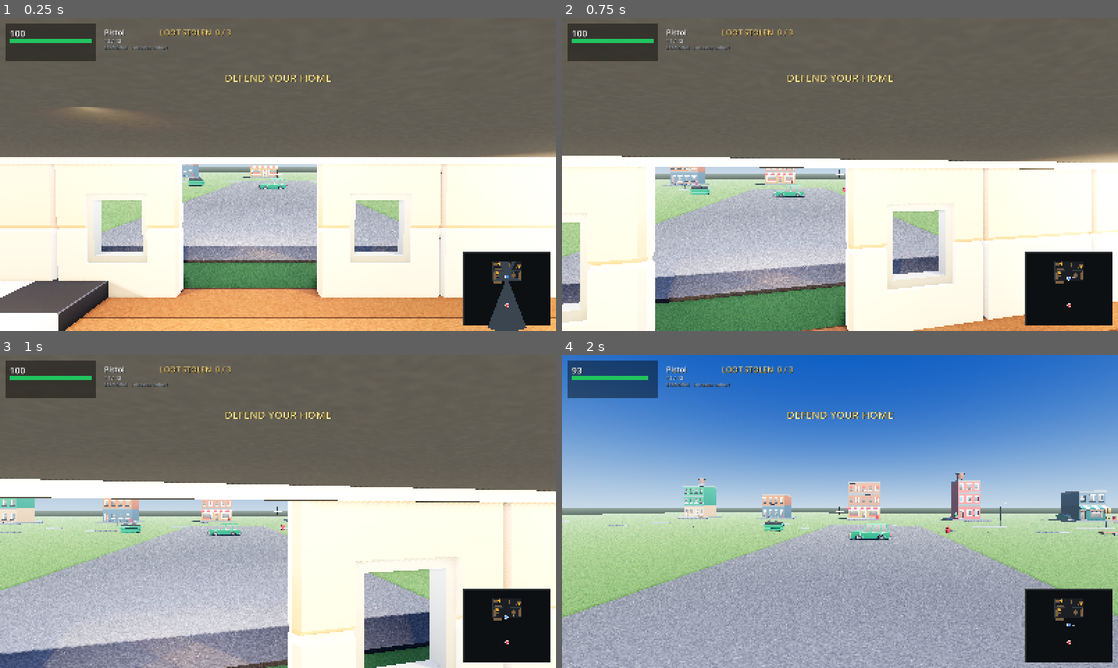
Above: before the commit, frames 1-4 (two rows, left to right).
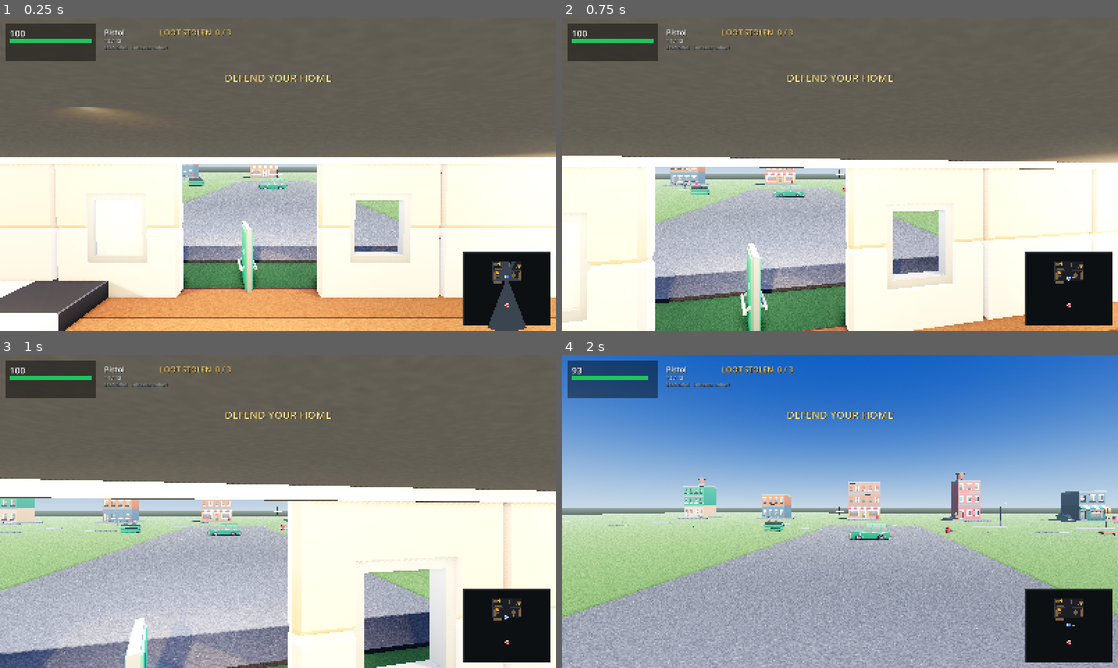
Above: after the commit, the same moments.

Repository: richardbrandel/home-invasion-godot
Game: Godot game, scene res://scenes/main.tscn
Same seed, same stepped clock (60 frames per second), same inputs: the game is played once before the commit and once after it.
Inputs (mouse positions are in pixels of both pictures, inside the frame that each line leads up to):
- Up to frame 1 (0.25 s): no input
- Up to frame 2 (0.75 s): tap Enter at 0.5, 0.6 s; move the mouse to (867, 174) at 0.52 s; hold W from 0.53 s (still down); click (867, 174) at 0.67 s
- Up to frame 3 (1 s): keep holding W
- Up to frame 4 (2 s): keep holding W; move the mouse to (812, 511) at 1.27 s; tap 1 at 1.35 s

The runs differ from the first frame. In frame 1, 1.8% of the frame differs, in the area x 17-48%, y 58-88%; in frame 2, 1.8%; in frame 3, 1.0%; in frame 4, nothing differs.

Commit message:
Make a hit interrupt him, and put a door in the doorway
Being shot changed nothing about how he behaved. `hp` was read in exactly one place — the
lethal check — so a man at 1 hp walked, aimed and fired exactly like a man at 100. No
flinch, no stagger, nothing. That is the single biggest remaining reason a firefight read
as two men standing still trading numbers.

Now a hit staggers him for 0.35-1.4 s scaled by the damage, during which he does not move,
and resets his aim so he has to settle on you again before he can return fire. Three new
tests, including that he does not move while staggered.

Also: whatever he is carrying falls where he does when he goes down, back into the world at
his position, instead of vanishing with him.

AND THE HOUSE HAS A DOOR. `Sim.DOOR_GAP` was a permanent 2 m hole in the south wall, and
`door_A`/`door_B` have been on disk unreferenced since the beginning. It hangs open, because
the intruder has already come through it. It needs its own DOOR_SCALE — at House.SCALE the
leaf comes out taller than the 2 m wall it hangs in and stands up above the eaves.

Windows are half glazed now. A hole in every window is a large part of why the exterior
read as a film set; `wall_window_closed` was also unreferenced. Odd bays stay open so you
can still see through some of them.

44 sim tests, 38 actor tests, heist 7/7, wallshot 0 violations.

Diff:
--- a/scripts/game.gd
+++ b/scripts/game.gd
@@ -839,6 +839,16 @@
 				state = "lose"
 				_show_overlay(false)
 			"thiefDown":
+				# Whatever he was carrying falls where he does, rather than vanishing with
+				# him. It goes back into the world at his position, so the valuables are
+				# still findable after the round is won.
+				if String(thief["carry"]) != "":
+					for l in loot:
+						if String(l["label"]) == String(thief["carry"]):
+							l["taken"] = false
+							l["delivered"] = false
+							l["pos"] = thief["pos"]
+					thief["carry"] = ""
 				state = "win"
 				_show_overlay(true)
 			"playerDown":
--- a/scripts/house.gd
+++ b/scripts/house.gd
@@ -22,6 +22,9 @@
 ## How far to sink the city road tiles so their running surface sits on the lawn rather
 ## than on top of their own raised base.
 const ROAD_SINK := 0.22
+## The restaurant door leaf needs its own scale: at House.SCALE it comes out taller than the
+## 2 m wall it hangs in.
+const DOOR_SCALE := 0.34
 const A := "res://assets/kaykit/"
 
 # KayKit's modular wall panel is 4.00 x 4.00 x 0.50 m at source scale.
@@ -309,7 +312,12 @@
 		# separate wall runs (Sim.DOOR_GAP), not a bay inside one, so a `wall_doorway`
 		# branch here could never be reached — it was dead code until 2026-10-04. An
 		# actual door is ROADMAP item 17.
-		var model := "wall_window_open" if open_bays.has(i) else "wall"
+		# Alternate the glazing. A hole in every window is a large part of why the exterior
+		# read as a film set; `wall_window_closed` has been on disk unreferenced. Odd bays
+		# stay open so you can still see through some of them.
+		var model := "wall"
+		if open_bays.has(i):
+			model = "wall_window_open" if (i % 2) == 1 else "wall_window_closed"
 
 		var t := (float(i) + 0.5) * step
 		var x: float
@@ -388,6 +396,20 @@
 
 # ------------------------------------------------------------- exterior
 static func build_exterior(parent: Node3D) -> void:
+	var house := Sim.HOUSE
+	# The front door itself. Sim.DOOR_GAP is a 2 m hole in the south wall and there was
+	# nothing in it — door_A and door_B have been on disk unreferenced from the start, and
+	# the house's only entrance was a rectangular gap. Left standing open, because the
+	# intruder has already come through it.
+	# DOOR_SCALE is not House.SCALE: at 0.5 the leaf comes out taller than the 2 m wall it
+	# hangs in and sticks up above the eaves.
+	var door := place(parent, "restaurant", "door_A",
+		Vector3((Sim.DOOR_GAP.x + Sim.DOOR_GAP.y) * 0.5, 0,
+			house.end.y - Sim.WALL_THICKNESS * 0.5),
+		deg_to_rad(-74.0), true, Vector3(DOOR_SCALE, DOOR_SCALE, DOOR_SCALE))
+	if door != null:
+		door.name = "FrontDoor"
+
 	# lawn
 	var lawn := MeshInstance3D.new()
 	var plane := PlaneMesh.new()
--- a/scripts/sim.gd
+++ b/scripts/sim.gd
@@ -443,7 +443,7 @@
 		"hp": float(THIEF_HEALTH), "alive": true,
 		"mag": THIEF_MAG, "cd": 1.2, "reloading": 0.0, "think": 2.0,
 		"carry": "", "target": "", "route": [], "mode": "hunt",
-		"stuck_t": 0.0, "aim": 0.0,
+		"stuck_t": 0.0, "aim": 0.0, "stagger": 0.0, "hits": 0,
 	}
 
 static func create_loot() -> Array[Dictionary]:
@@ -532,7 +532,14 @@
 	var route: Array = thief["route"]
 	var speed_scale: float = thief.get("speed_scale", 1.0)
 	thief["step"] = 0.0
-	while not route.is_empty() and float(thief["think"]) <= 0.0:
+	# A hit stops him where he stands. He is not being teleported or paused for the camera:
+	# a person who has just been shot breaks stride, and that interruption is the whole
+	# reason a firefight reads as a firefight rather than two men standing still trading
+	# numbers.
+	if float(thief["stagger"]) > 0.0:
+		thief["stagger"] = maxf(0.0, float(thief["stagger"]) - dt)
+	while not route.is_empty() and float(thief["think"]) <= 0.0 \
+			and float(thief["stagger"]) <= 0.0:
 		var wp: Vector2 = route[0]
 		# The homeowner can stand exactly ON a waypoint, and the two bodies then can
 		# never get nearer than the sum of their radii — so the intruder would orbit
@@ -621,6 +628,14 @@
 	if not thief["alive"]:
 		return false
 	thief["hp"] -= dmg
+	# A gunshot wound is a behavioural event, not just a number going down. Nothing used to
+	# consult hp except the lethal check, so a man at 1 hp walked, aimed and fired exactly
+	# like a man at 100 — no flinch, no stagger, no reaction of any kind.
+	thief["stagger"] = maxf(float(thief.get("stagger", 0.0)),
+		clampf(dmg * 0.035, 0.35, 1.4))
+	# his sight picture is gone: he has to re-settle before he can shoot again
+	thief["aim"] = 0.0
+	thief["hits"] = int(thief.get("hits", 0)) + 1
 	if thief["hp"] <= 0.0:
 		thief["hp"] = 0.0
 		thief["alive"] = false
--- a/test/test_sim.gd
+++ b/test/test_sim.gd
@@ -282,6 +282,28 @@
 	check("but he does fire once he has settled",
 		first_shot >= 0.0 and first_shot < 1.5, "first shot at %.2fs" % first_shot)
 
+	# ---- and being shot interrupts him
+	_banner("a hit stops the intruder")
+	player = Sim.create_player()
+	thief = Sim.create_thief()
+	loot = Sim.create_loot()
+	thief["pos"] = Vector2(-5.0, -12.0)
+	thief["prev"] = thief["pos"]
+	thief["route"] = [Vector2(0.0, -12.0)]
+	thief["aim"] = Sim.THIEF_AIM_TIME
+	events = []
+	Sim.damage_thief(thief, 20.0, events)
+	check("a hit staggers him", float(thief["stagger"]) > 0.0,
+		"stagger=%.2f" % float(thief["stagger"]))
+	check("and it takes his sight picture away", float(thief["aim"]) == 0.0,
+		"aim=%.2f" % float(thief["aim"]))
+	var before: Vector2 = thief["pos"]
+	events = []
+	Sim.step_thief(thief, player, loot, events, dt)
+	check("and he does not move while staggered",
+		(thief["pos"] as Vector2).distance_to(before) < 0.001,
+		"moved %.4f m" % (thief["pos"] as Vector2).distance_to(before))
+
 	# ---- thief stays in bounds
 	player = Sim.create_player()
 	thief = Sim.create_thief()
